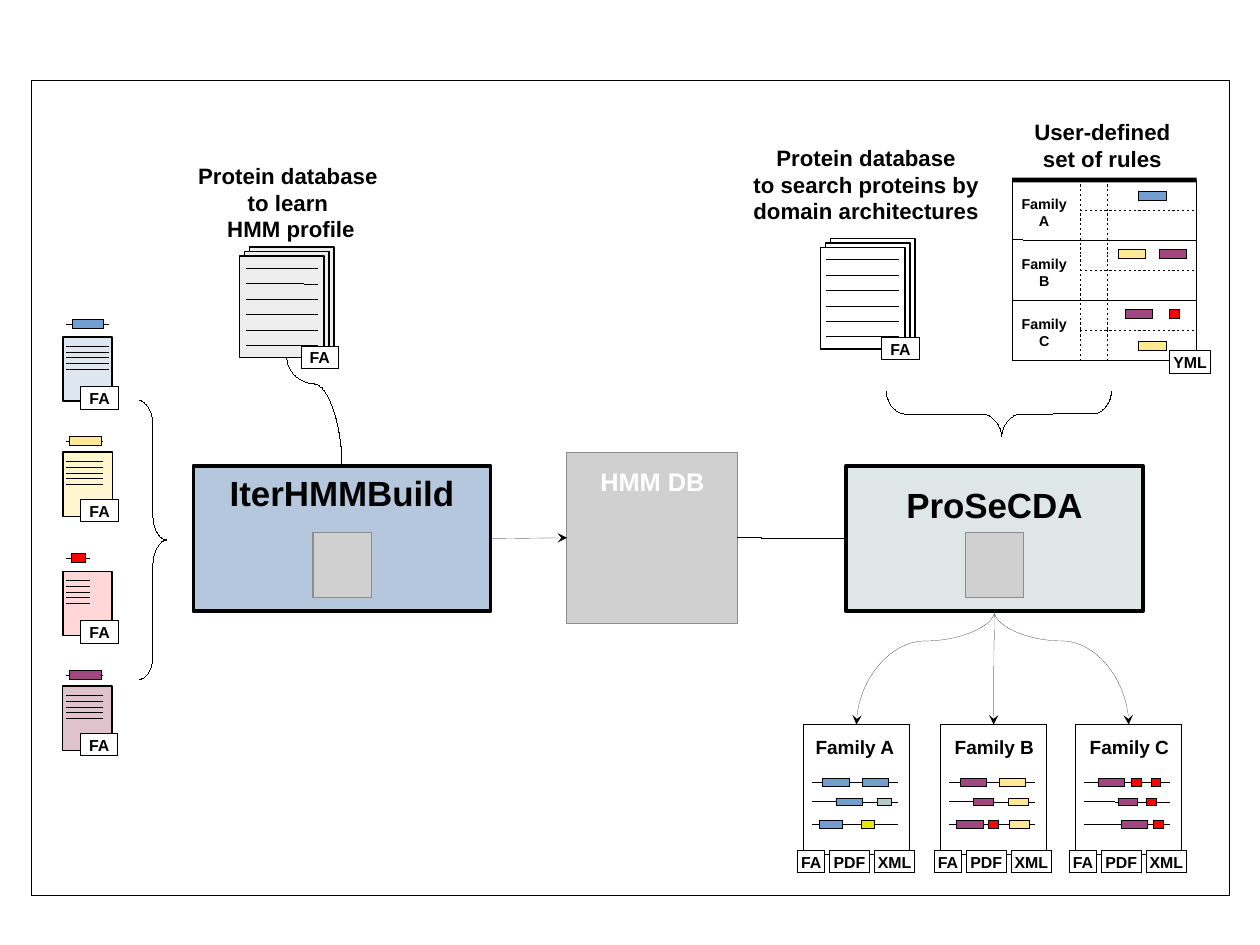
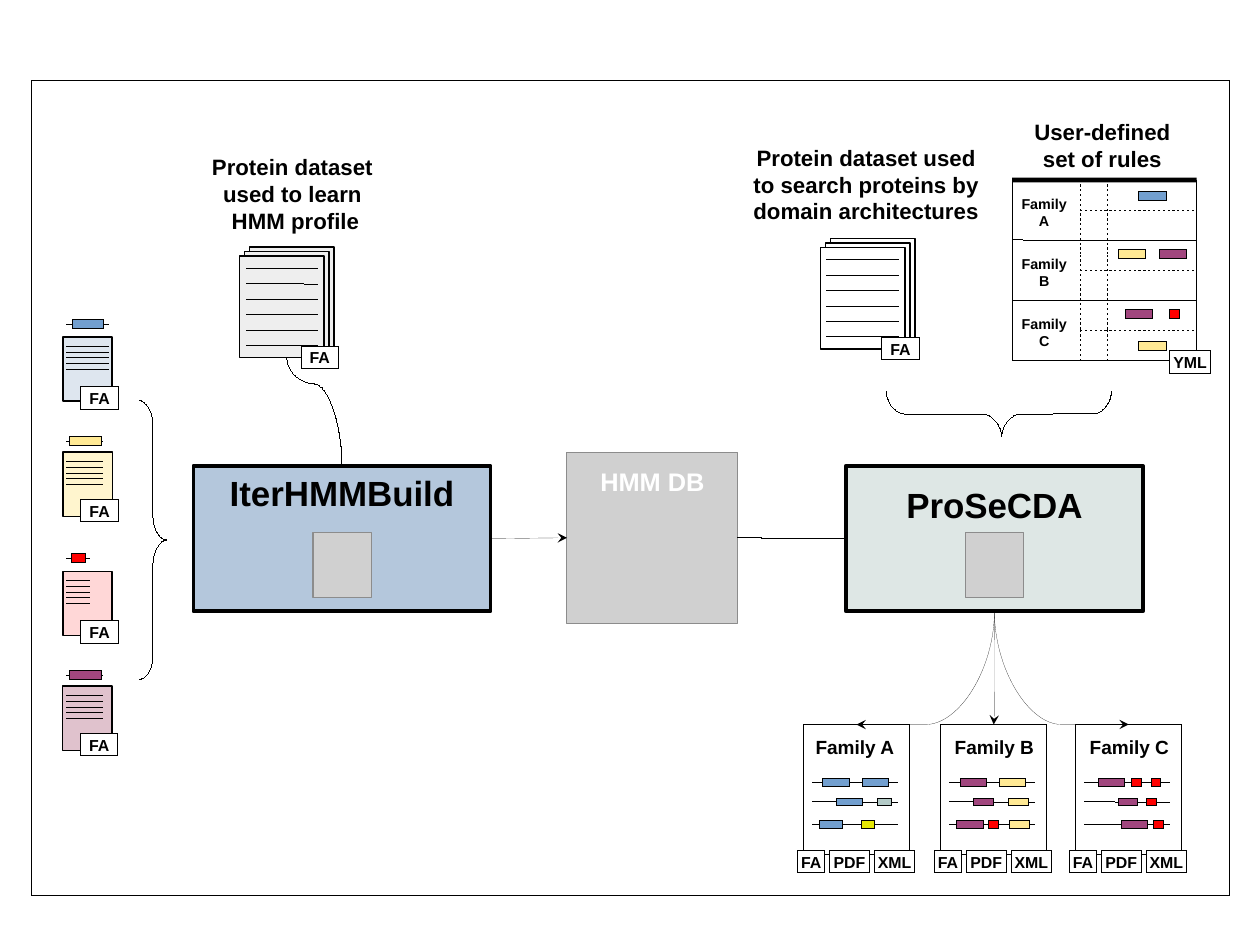
Before and after one commit to i2bc/CusProSe, a slide deck: slide 1 of docs/prosecda/cusprose_pipeline.odp (slide 2 before the commit). Drawn at 1260x945 pixels with LibreOffice and Linux fonts; fonts in the diff are those of the drawing; grey boxes stand for pictures; background and template pictures are left out. Boxes give left, top, right and bottom in pixels: in the first picture for what was removed or moved away, otherwise in the second. Text is boxed around its words. In the diff, an @@ line names an element or a change of style, - is before the commit and + after.

```diff
--- a/docs/prosecda/cusprose_pipeline.odp
+++ b/docs/prosecda/cusprose_pipeline.odp
@@ text at <box>212,159,373,234</box>: text changed @@
-Protein database
-to learn
-HMM profile
+Protein dataset
+used to learn
+HMM profile
@@ text at <box>753,150,979,220</box>: text changed @@
-Protein database
-to search proteins by domain architectures
+Protein dataset used
+to search proteins by domain architectures
@@ curved arrow (995, 612) - (856, 725): route changed @@
@@ curved arrow (995, 612) - (994, 725): route changed @@
@@ curved arrow (995, 612) - (1130, 725): route changed @@
```
Also in this commit, not shown: 1 other slide changed, 1 slide removed.
